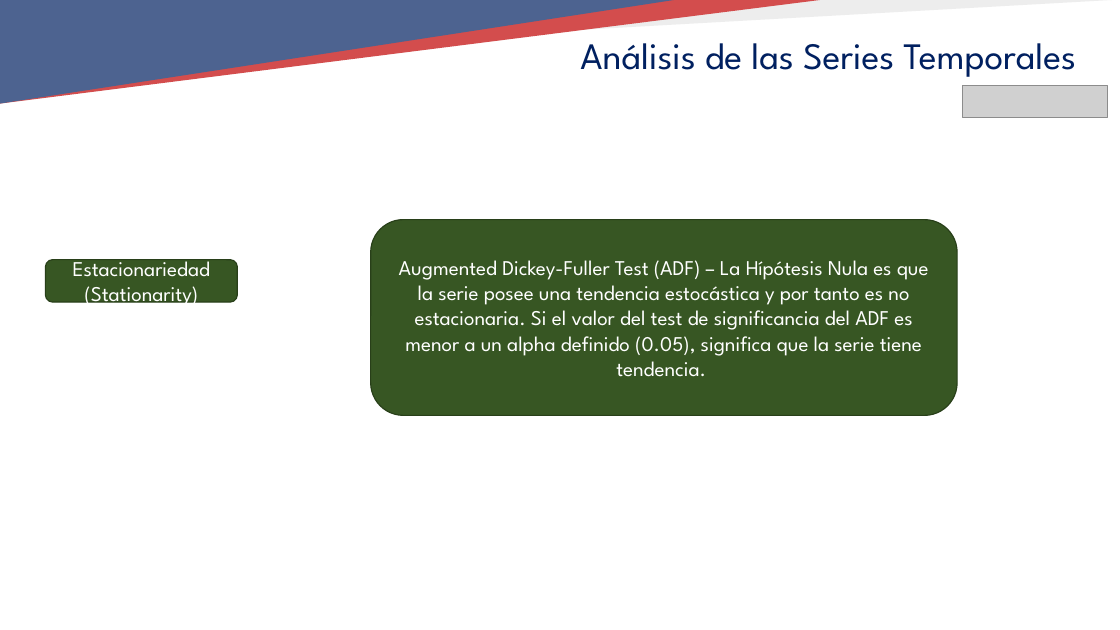
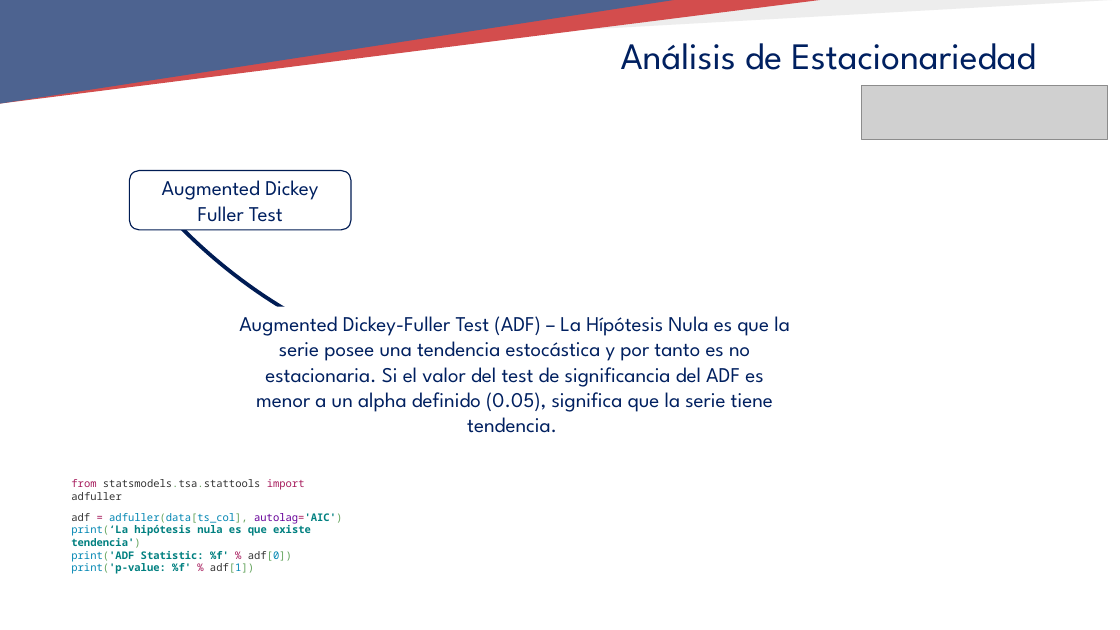
Before and after one commit to TeresaLS/timeseries_lab, a slide deck: slide 16 of 03_BASIC_MODELLING/03_BASIC_MODELLING.pptx (slide 13 before the commit). Drawn at 1120x630 pixels with LibreOffice and Linux fonts; fonts in the diff are those of the drawing; grey boxes stand for pictures; background and template pictures are left out. Boxes give left, top, right and bottom in pixels: in the first picture for what was removed or moved away, otherwise in the second. Text is boxed around its words. In the diff, an @@ line names an element or a change of style, - is before the commit and + after.

```diff
--- a/03_BASIC_MODELLING/03_BASIC_MODELLING.pptx
+++ b/03_BASIC_MODELLING/03_BASIC_MODELLING.pptx
@@ arc (boxed as its full ellipse) added at [59, 1, 500, 403], outline #C00000 3.25 pt @@
@@ text at [621, 43, 1036, 70]: text changed @@
-Análisis de las Series Temporales
+Análisis de Estacionariedad
@@ picture: place and size @@
-picture at [963, 86, 1108, 118]
+picture at [861, 86, 1108, 139]
@@ rounded rectangle added at [129, 171, 351, 230], fill #FFFFFF, outline #001C54 1 pt, 18 pt, text #002060 @@
+Augmented Dickey Fuller Test
@@ rounded rectangle removed at [45, 260, 237, 302] @@
-Estacionariedad (Stationarity)
@@ text "Augmented Dickey-Fuller Test (ADF) – ...": place and size @@
-text "Augmented Dickey-Fuller Test (ADF) – ..." at [371, 219, 957, 415]
+text "Augmented Dickey-Fuller Test (ADF) – ..." at [239, 316, 790, 433]
@@ text "Augmented Dickey-Fuller Test (ADF) – ..." at [239, 316, 790, 433]: text colour #FFFFFF to #002060; vertical alignment middle to top; fill #375623 to none; outline #29401A 1 pt to none @@
@@ text added at [71, 479, 305, 500], 9 pt, text #333333 @@
+from statsmodels.tsa.stattools import adfuller
@@ text added at [71, 513, 342, 574], 9 pt, text #008080, bold @@
+adf = adfuller(data[ts_col], autolag='AIC')
+print(‘La hipótesis nula es que existe tendencia')
+print('ADF Statistic: %f' % adf[0])
+print('p-value: %f' % adf[1])
```
Also in this commit, not shown: 6 other slides changed, 14 slides added, 6 slides removed, 15 other files.
